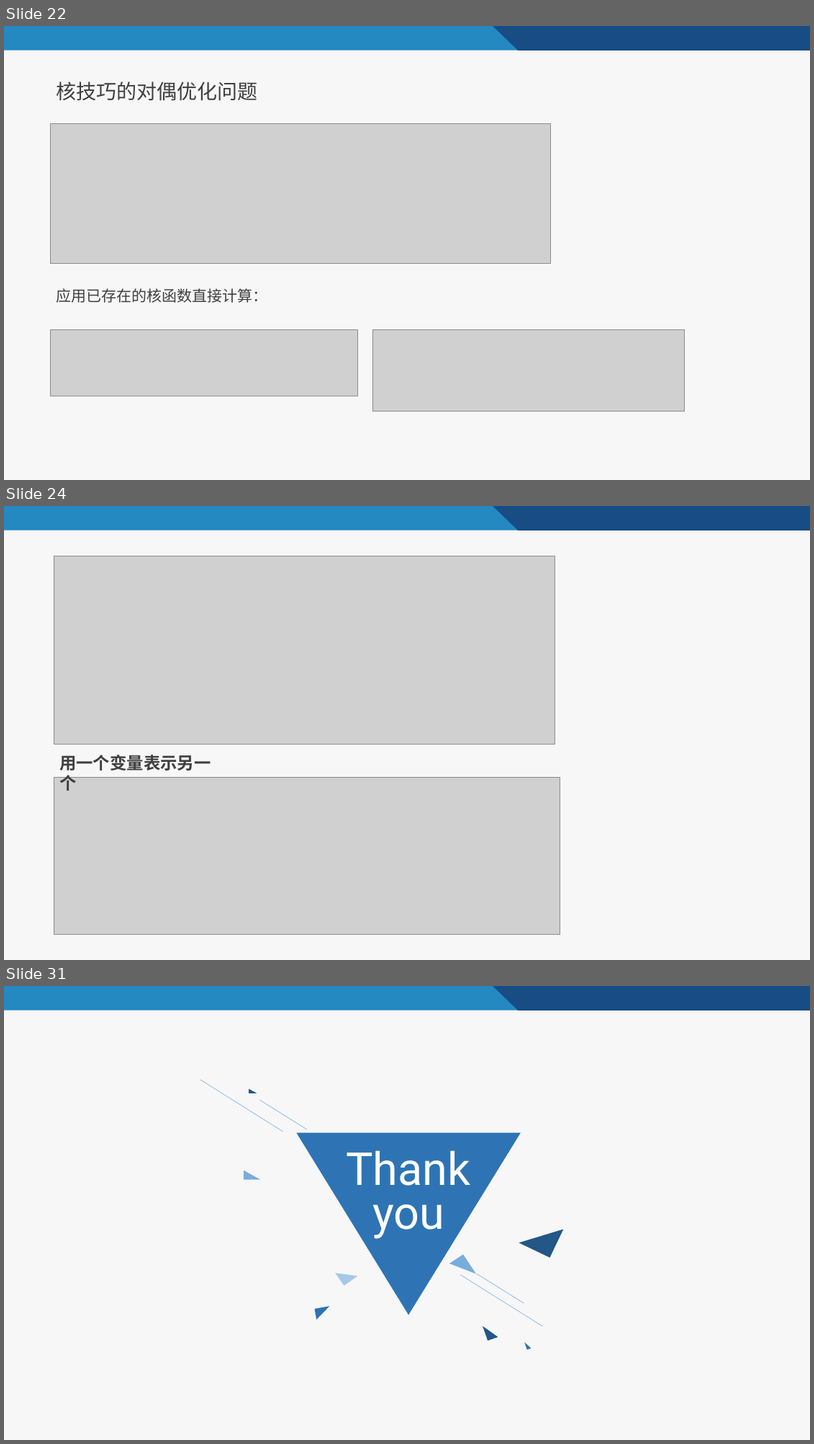
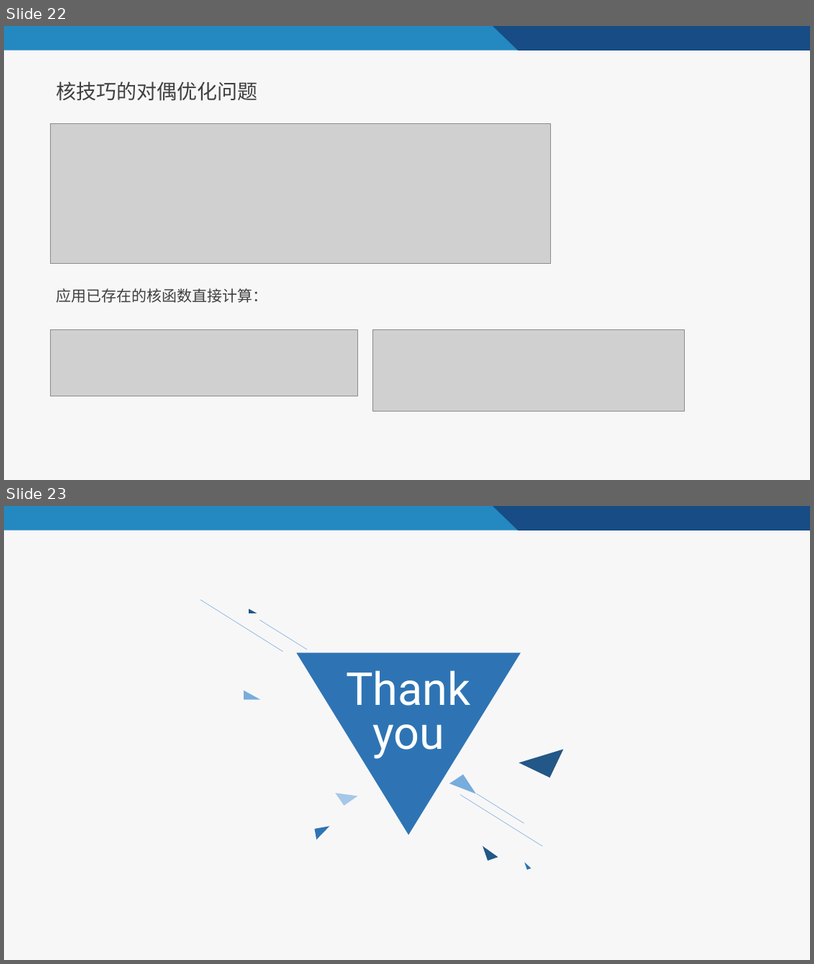
Before and after one commit to qiuliwang/MachineLearning, a slide deck: SVM/支持向量机.pptx. Shown one above the other, each under a label of ours: slides 22, 24 and 31 before the commit, slides 22 and 23 after it; the slides between them are not shown. The pictures are 814x1444 and 814x964 pixels, drawn with LibreOffice and Linux fonts; fonts in the diff are those of the drawing; grey boxes stand for pictures. Boxes give left, top, right and bottom in pixels: in the first picture for what was removed or moved away, otherwise in the second. Text is boxed around its words. In the diff, an @@ line names an element or a change of style, - is before the commit and + after.

```diff
--- a/SVM/支持向量机.pptx
+++ b/SVM/支持向量机.pptx
@@ slide 24 removed at (x1=4, y1=506, x2=810, y2=960), background #F7F7F8; not listed: 2 template elements that a slide beside it also shows @@
@@ picture removed at (x1=54, y1=556, x2=555, y2=744) @@
@@ text removed at (x1=59, y1=754, x2=211, y2=770) @@
-用一个变量表示另一个
@@ picture removed at (x1=54, y1=777, x2=560, y2=934) @@
@@ what was slide 31 is now slide 23 @@
```
Also in this commit, not shown: 3 slides changed, 7 other slides removed, 4 other files.
